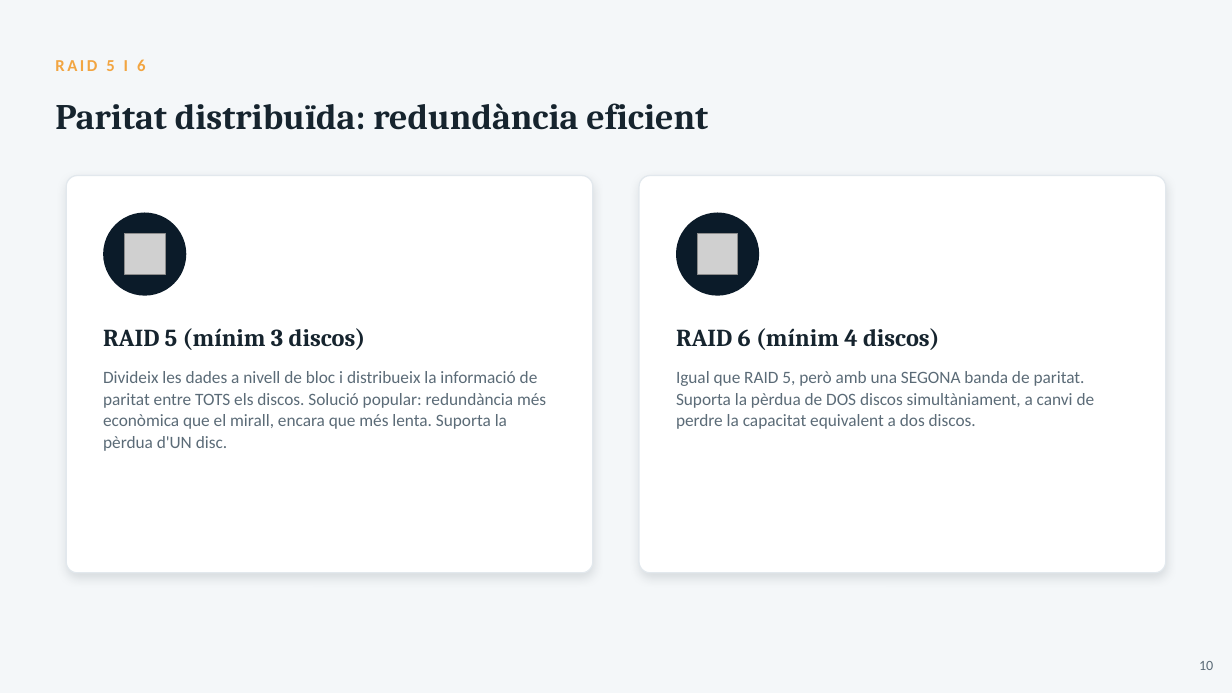
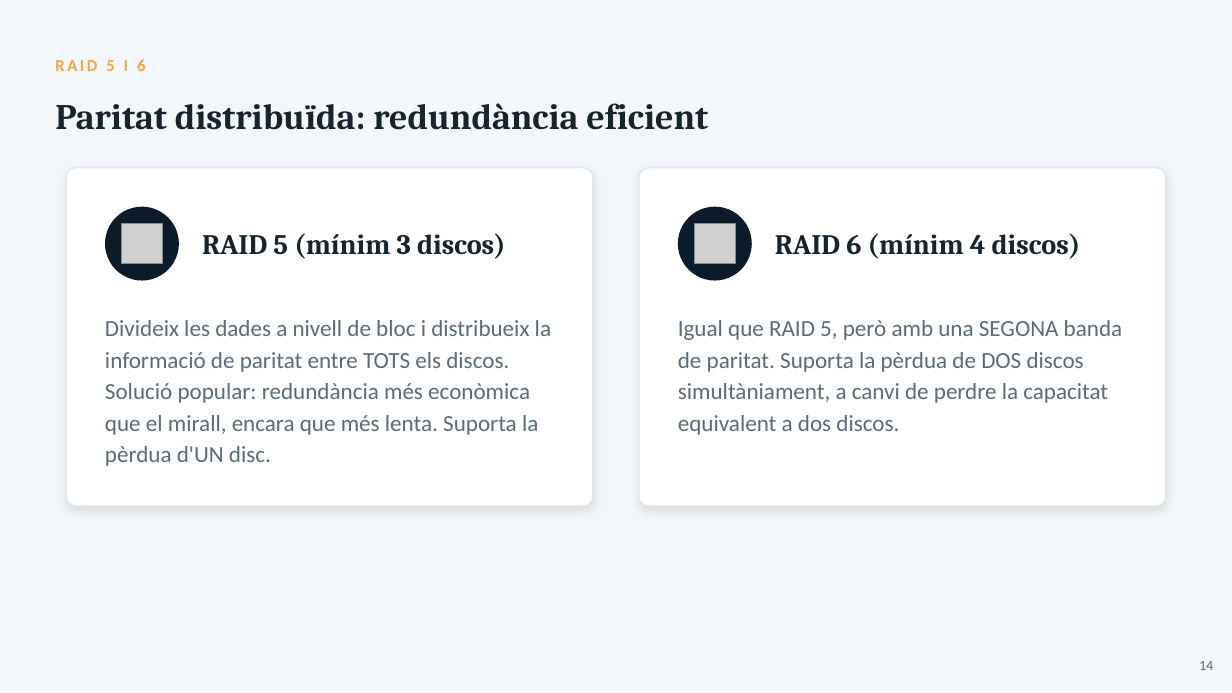
Before and after one commit to joansanchezescudero/SMX_0226_Seguretat_Informatica, a slide deck: slide 14 of RA2 - Emmagatzematge i copies de seguretat/AA2 - Sistemes demmagatzematge/RA2_AA2_Sistemes_emmagatzematge.pptx (slide 10 before the commit). Drawn at 1232x693 pixels with LibreOffice and Linux fonts; fonts in the diff are those of the drawing; grey boxes stand for pictures. Boxes give left, top, right and bottom in pixels: in the first picture for what was removed or moved away, otherwise in the second. Text is boxed around its words. In the diff, an @@ line names an element or a change of style, - is before the commit and + after.

```diff
--- a/RA2 - Emmagatzematge i copies de seguretat/AA2 - Sistemes demmagatzematge/RA2_AA2_Sistemes_emmagatzematge.pptx
+++ b/RA2 - Emmagatzematge i copies de seguretat/AA2 - Sistemes demmagatzematge/RA2_AA2_Sistemes_emmagatzematge.pptx
@@ rounded rectangle resized from (x1=67, y1=176, x2=593, y2=573) to (x1=67, y1=168, x2=593, y2=506) @@
@@ rounded rectangle resized from (x1=640, y1=176, x2=1166, y2=573) to (x1=640, y1=168, x2=1166, y2=506) @@
@@ ellipse resized from (x1=104, y1=213, x2=187, y2=296) to (x1=105, y1=207, x2=179, y2=281) @@
@@ ellipse resized from (x1=677, y1=213, x2=760, y2=296) to (x1=678, y1=207, x2=752, y2=281) @@
@@ picture moved from (x1=125, y1=234, x2=165, y2=274) to (x1=122, y1=224, x2=163, y2=264) @@
@@ text "RAID 5 (mínim 3 discos)" moved from (x1=103, y1=328, x2=366, y2=350) to (x1=202, y1=233, x2=506, y2=259) @@
@@ text "RAID 5 (mínim 3 discos)" at (x1=202, y1=233, x2=506, y2=259): size 19 to 22 pt @@
@@ picture moved from (x1=698, y1=234, x2=738, y2=274) to (x1=695, y1=224, x2=736, y2=264) @@
@@ text "RAID 6 (mínim 4 discos)" at (x1=775, y1=233, x2=1081, y2=259): size 19 to 22 pt @@
@@ text "RAID 6 (mínim 4 discos)" moved from (x1=676, y1=328, x2=940, y2=350) to (x1=775, y1=233, x2=1081, y2=259) @@
@@ text "Divideix les dades a nivell ..." moved from (x1=103, y1=371, x2=546, y2=451) to (x1=105, y1=320, x2=551, y2=466) @@
@@ text "Divideix les dades a nivell ..." at (x1=105, y1=320, x2=551, y2=466): size 13.5 to 18 pt; line spacing 17pt to 24.5pt @@
@@ text "Igual que RAID 5, però ..." at (x1=678, y1=320, x2=1123, y2=435): size 13.5 to 18 pt; line spacing 17pt to 24.5pt @@
@@ text "Igual que RAID 5, però ..." moved from (x1=676, y1=371, x2=1095, y2=429) to (x1=678, y1=320, x2=1123, y2=435) @@
@@ text at (x1=1199, y1=661, x2=1213, y2=670): text changed @@
-10
+14
```
Also in this commit, not shown: 23 other slides changed, 5 slides added, 22 other files.
